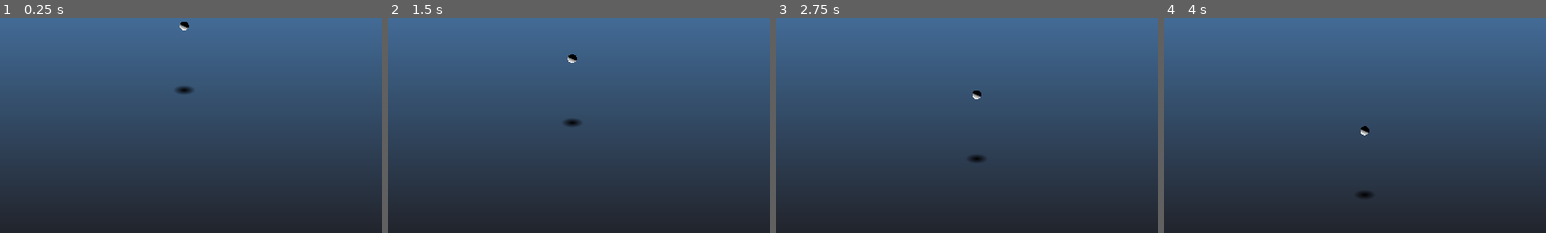
Above: before the commit, frames 1-4 (left to right).
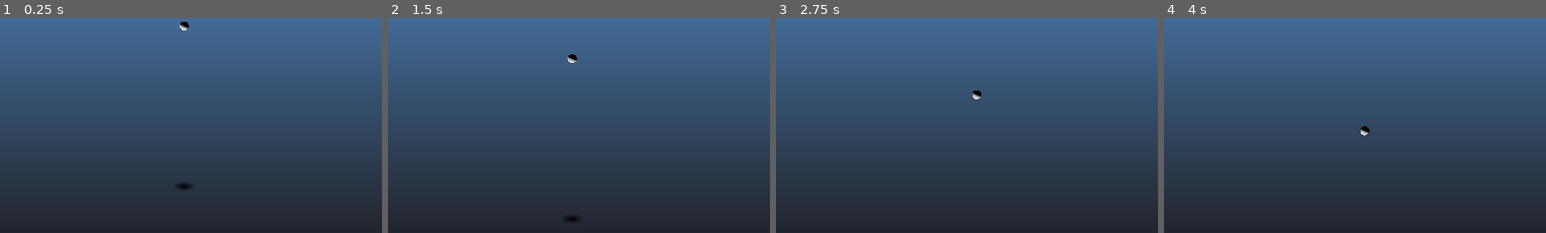
Above: after the commit, the same moments.

Repository: mrgudenheim/TacticsEngineG
Game: Godot game, scene res://src/Map/map_viewer.tscn
Same seed, same stepped clock (60 frames per second), same inputs: the game is played once before the commit and once after it.
Inputs (mouse positions are % of the whole screen's width and height, from its top left):
- Up to frame 1 (0.25 s): no input
- Up to frame 2 (1.5 s): click (4, 6) at 0.5 s; click "Load ROM" at 1.25 s
- Up to frame 3 (2.75 s): move the mouse to (72, 45) at 2.02 s; hold D from 2.03 s (still down); tap Down (camera_down) at 2.1 s; click (72, 45) at 2.17 s
- Up to frame 4 (4 s): release D at 2.75 s; tap Enter (ui_accept) at 2.75, 3.5 s; drag from (30, 55) to (45, 70) at 2.77 s; move the mouse to (60, 28) at 3.52 s; hold D from 3.53 s (still down); tap Right (camera_right) at 3.6 s
The pictures show only the part of the screen within x 26-76%, y 50-100%; the shares and areas given below are measured in that part.

The runs differ from the first frame. In frame 1, 0.2% of the frame differs, in the area x 46-51%, y 31-80%; in frame 2, 0.2%; in frame 3, 0.1%; in frame 4, less than 0.1%.

Commit message:
renamed SpritesAtUnit to UnitSprites increased drop shadow spring length

Diff:
--- a/src/Map/map_viewer.tscn
+++ b/src/Map/map_viewer.tscn
@@ -8,7 +8,7 @@
 [ext_resource type="Script" path="res://addons/phantom_camera/scripts/resources/tween_resource.gd" id="4_8ik4g"]
 [ext_resource type="Script" path="res://addons/phantom_camera/scripts/phantom_camera_host/phantom_camera_host.gd" id="6_yx7fd"]
 [ext_resource type="PackedScene" uid="uid://buljw4afjva1d" path="res://src/Map/map.tscn" id="8_0n3mn"]
-[ext_resource type="PackedScene" uid="uid://cw8mvbkue4ibk" path="res://src/Unit/sprites_at_unit.tscn" id="9_81hnw"]
+[ext_resource type="PackedScene" uid="uid://cw8mvbkue4ibk" path="res://src/Unit/unit_sprites.tscn" id="9_81hnw"]
 
 [sub_resource type="Environment" id="Environment_njvnp"]
 background_mode = 3
@@ -79,12 +79,11 @@
 
 [node name="CameraPivot" type="Node3D" parent="."]
 
-[node name="PhantomCamera3D" type="Node3D" parent="CameraPivot" node_paths=PackedStringArray("follow_target", "look_at_target")]
+[node name="PhantomCamera3D" type="Node3D" parent="CameraPivot" node_paths=PackedStringArray("follow_target")]
 transform = Transform3D(0.707107, -0.31551, 0.632763, 1.49012e-08, 0.894934, 0.446163, -0.707107, -0.31551, 0.632763, 126.053, 89.2326, 126.553)
 script = ExtResource("3_a072s")
 follow_mode = 6
 follow_target = NodePath("../../Unit/CharacterBody3D")
-look_at_target = NodePath("../../Unit/CharacterBody3D")
 tween_resource = SubResource("Resource_bid86")
 follow_damping = true
 follow_distance = 200.0
@@ -179,7 +178,7 @@
 
 [node name="ShadowSpringArm3D" type="SpringArm3D" parent="Unit/CharacterBody3D"]
 transform = Transform3D(1, 0, 0, 0, -4.37114e-08, -1, 0, 1, -4.37114e-08, 0, 0, 0)
-spring_length = 2.0
+spring_length = 5.0
 
 [node name="DropShadowSprite3D" type="Sprite3D" parent="Unit/CharacterBody3D/ShadowSpringArm3D"]
 texture = SubResource("GradientTexture2D_6vwfi")
--- a/src/Unit/sprites_at_unit.tscn
+++ b/src/Unit/unit_sprites.tscn
@@ -1,6 +1,6 @@
 [gd_scene format=3 uid="uid://cw8mvbkue4ibk"]
 
-[node name="SpritesAtUnit" type="Node3D"]
+[node name="UnitSprites" type="Node3D"]
 
 [node name="UnitSprite3D" type="Sprite3D" parent="."]
 transform = Transform3D(1, 0, 0, 0, 1, -2.98023e-08, 0, -2.98023e-08, 1, 0, 0, 0)
